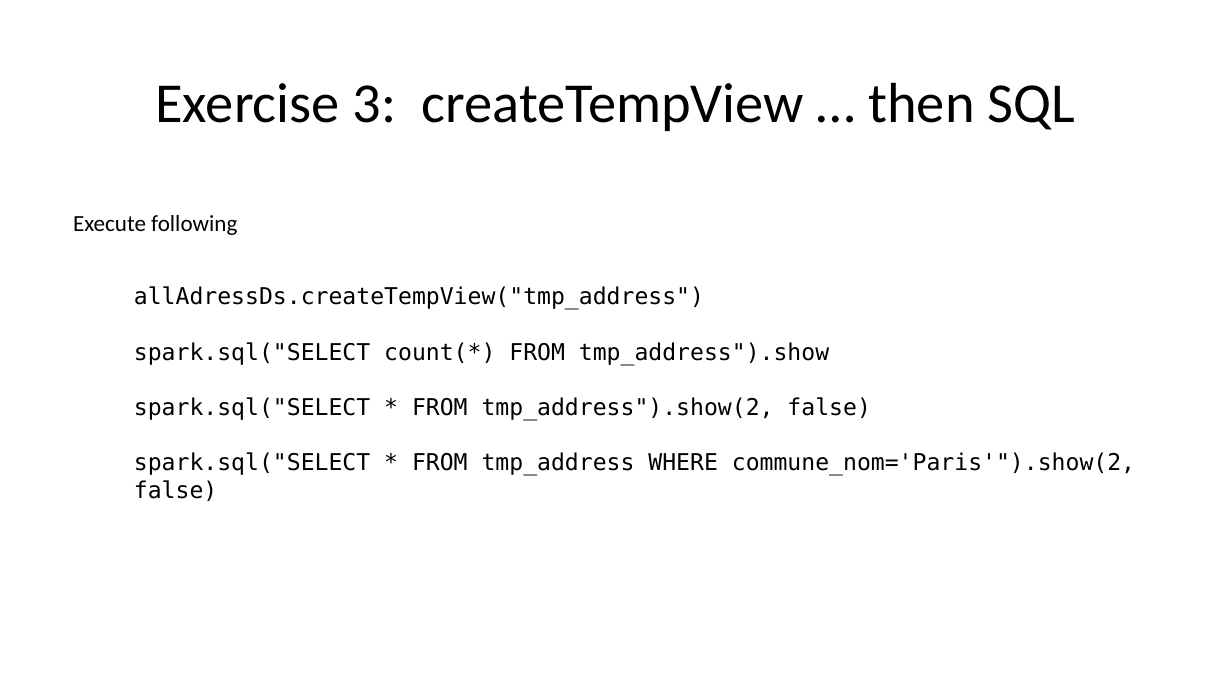
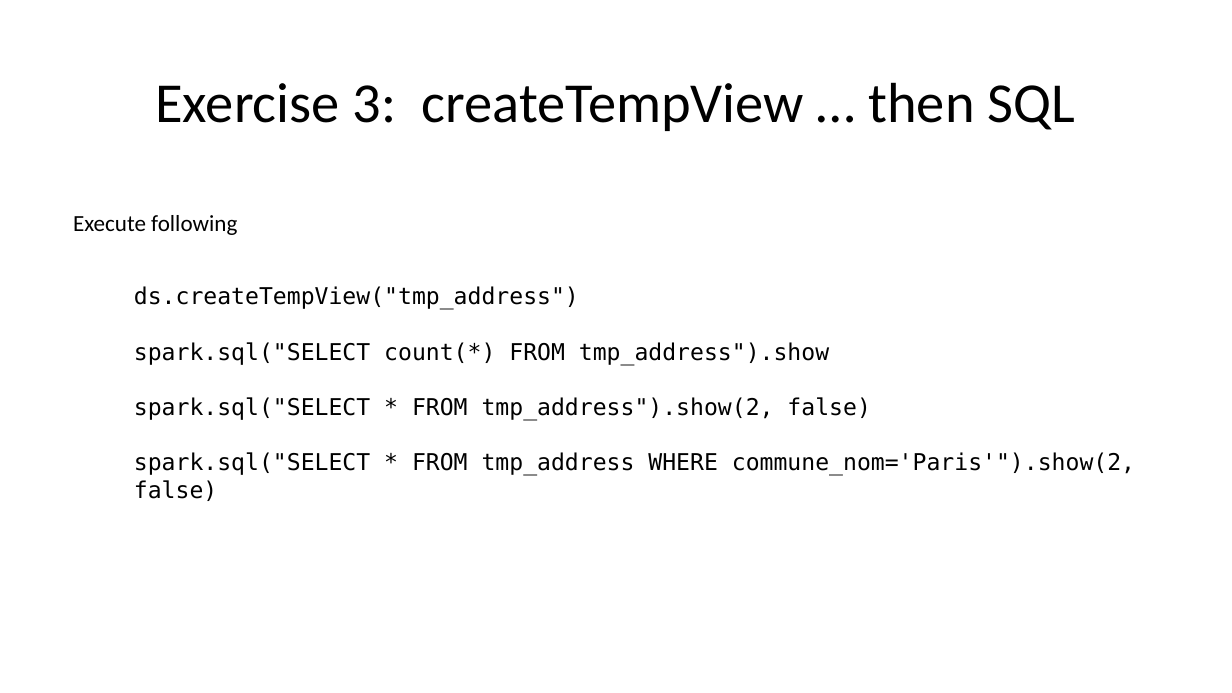
Before and after one commit to Arnaud-Nauwynck/presentations, a slide deck: slide 16 of pres-bigdata/Hands-On/BigData-Spark-TD3.pptx (slide 13 before the commit). Drawn at 1232x693 pixels with LibreOffice and Linux fonts; fonts in the diff are those of the drawing. Boxes give left, top, right and bottom in pixels: in the first picture for what was removed or moved away, otherwise in the second. Text is boxed around its words. In the diff, an @@ line names an element or a change of style, - is before the commit and + after.

```diff
--- a/pres-bigdata/Hands-On/BigData-Spark-TD3.pptx
+++ b/pres-bigdata/Hands-On/BigData-Spark-TD3.pptx
@@ text at bbox=[134, 286, 579, 310]: text changed @@
-allAdressDs.createTempView("tmp_address")
+ds.createTempView("tmp_address")
```
Also in this commit, not shown: 3 other slides changed, 3 slides added, 9 other files.
